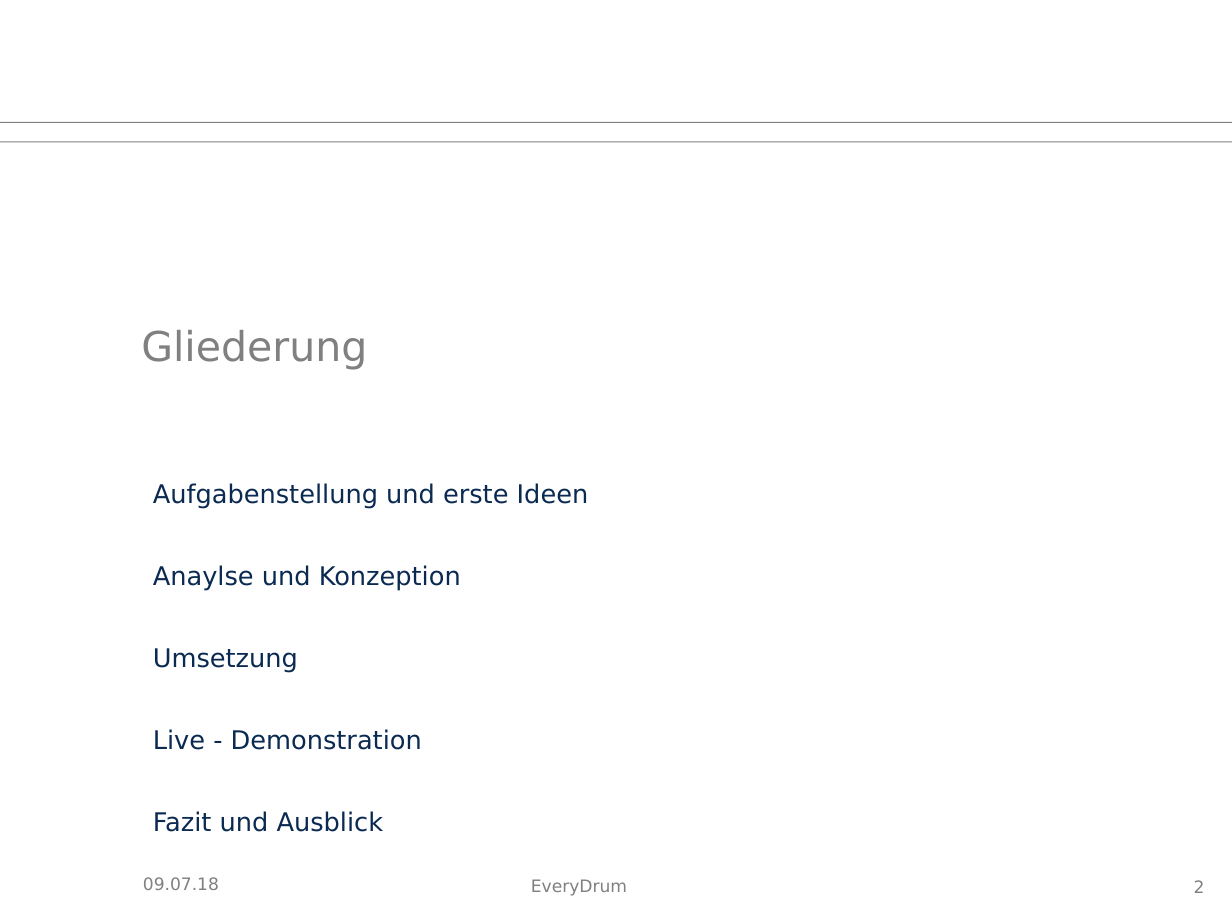
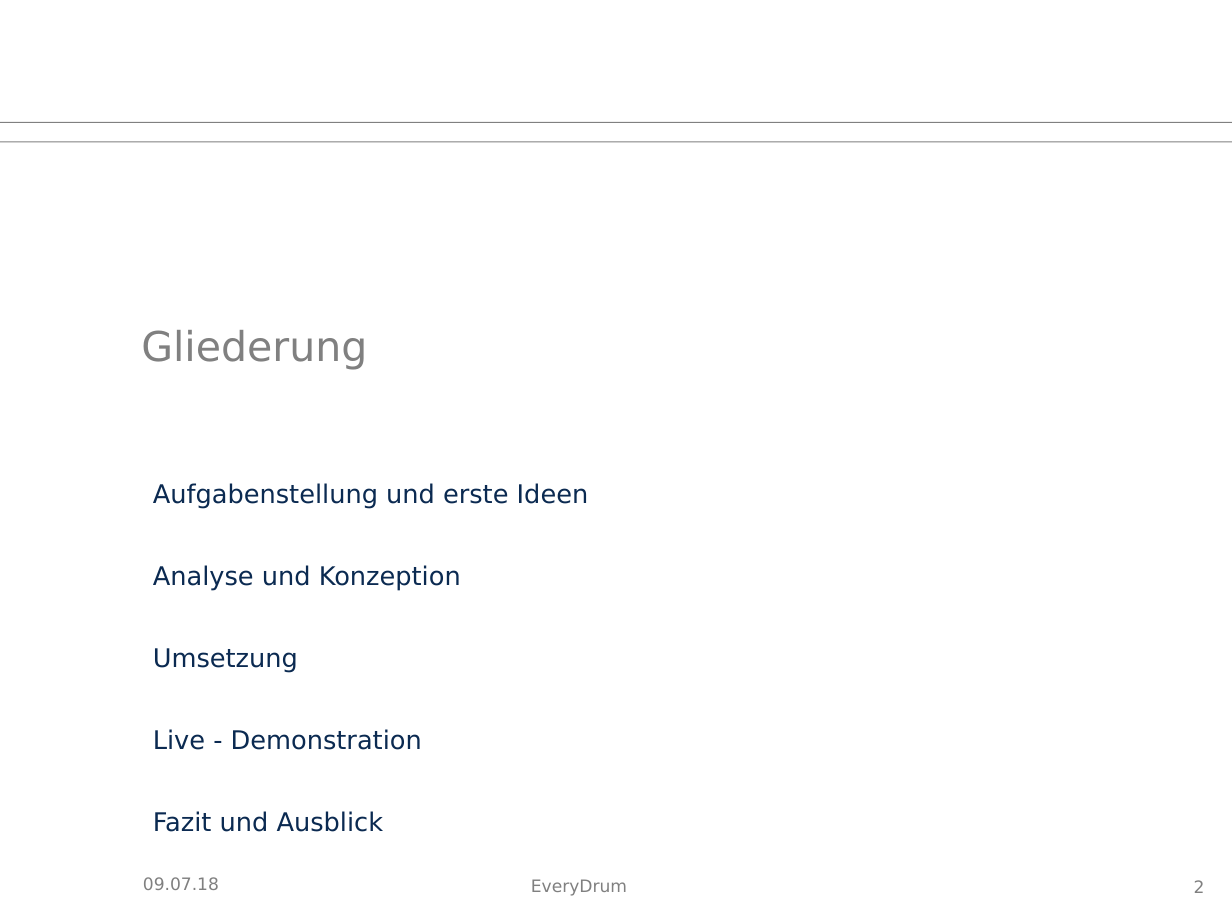
Before and after one commit to tziegler-tud/vr-anydrum, a slide deck: slide 2 of Documents/slides.odp. Drawn at 1232x924 pixels with LibreOffice and Linux fonts; fonts in the diff are those of the drawing; background and template pictures are left out. Boxes give left, top, right and bottom in pixels: in the first picture for what was removed or moved away, otherwise in the second. Text is boxed around its words. In the diff, an @@ line names an element or a change of style, - is before the commit and + after.

```diff
--- a/Documents/slides.odp
+++ b/Documents/slides.odp
@@ text at (153, 565, 461, 591): text changed @@
-Anaylse und Konzeption
+Analyse und Konzeption
```
Also in this commit, not shown: 2 other slides changed, 9 slides added, 2 slides removed, 7 other files.
